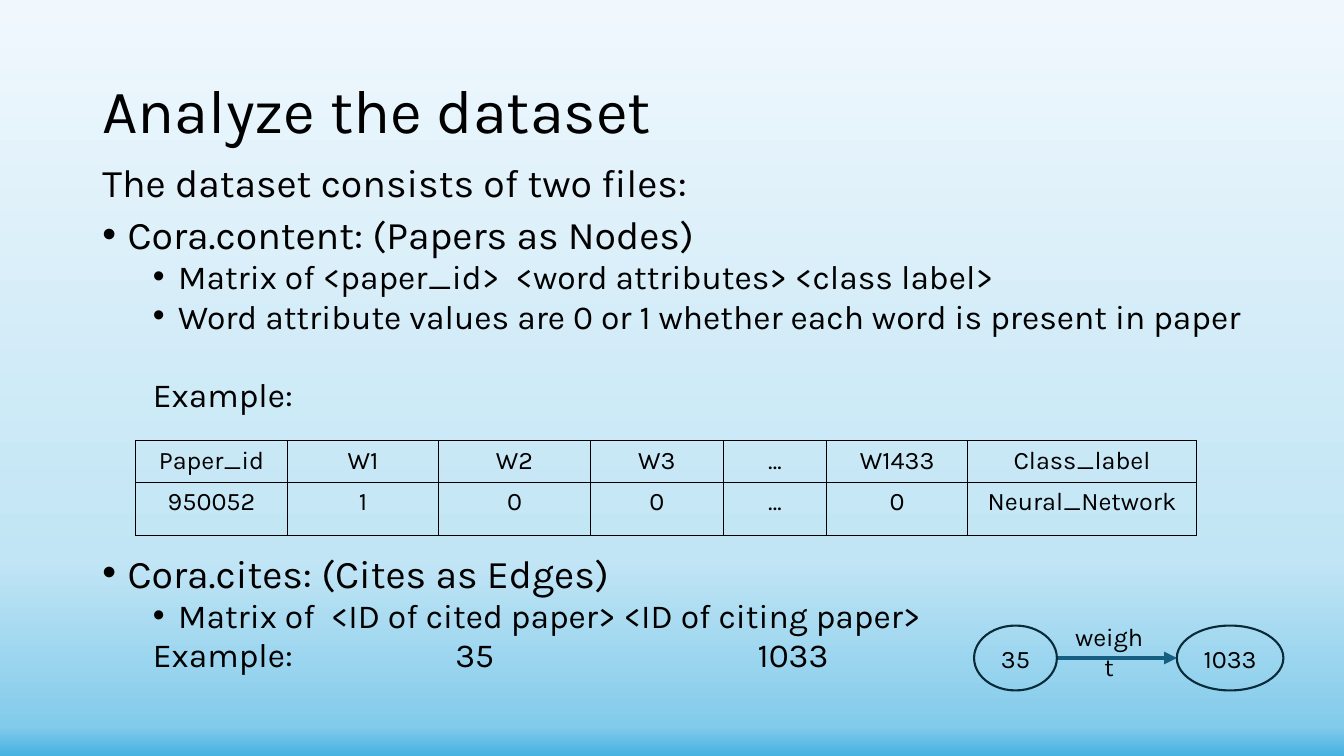
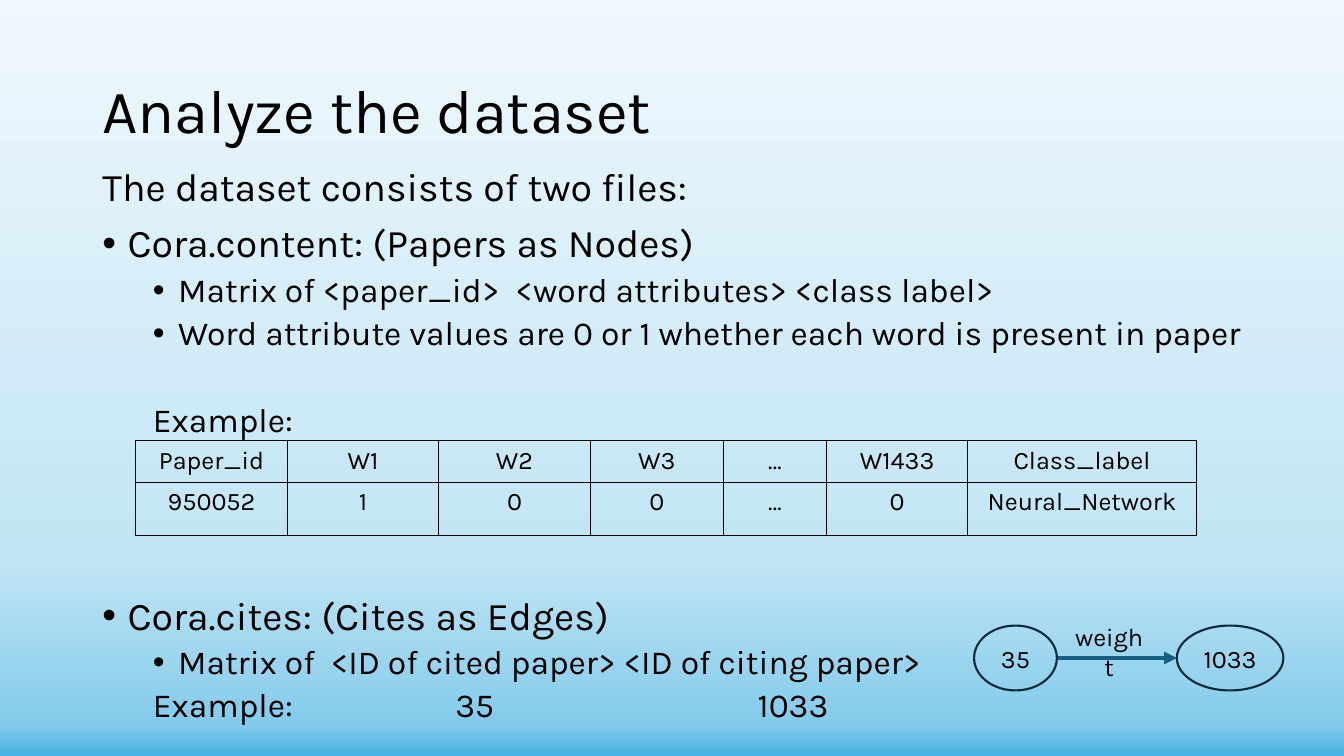
Before and after one commit to shachar700/Graph-Embedding, a slide deck: slide 9 of doc/Graph-Embedding Presentation.pptx. Drawn at 1344x756 pixels with LibreOffice and Linux fonts; fonts in the diff are those of the drawing. Boxes give left, top, right and bottom in pixels: in the first picture for what was removed or moved away, otherwise in the second. Text is boxed around its words. In the diff, an @@ line names an element or a change of style, - is before the commit and + after.

```diff
--- a/doc/Graph-Embedding Presentation.pptx
+++ b/doc/Graph-Embedding Presentation.pptx
@@ text "The dataset consists of two ..." at (102, 174, 1240, 725): line spacing 0.8 to 0.9 @@
```
Also in this commit, not shown: 14 other slides changed, 3 other files.
